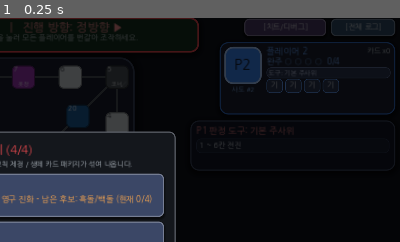
Above: before the commit, frame 1.
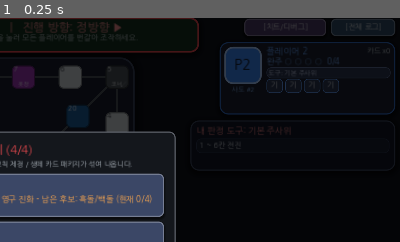
Above: after the commit, the same moment.

Repository: mayjohn66-cmd/TRG
Game: Godot game, scene res://scenes/main_board.tscn
Two runs of this game, one before a commit and one after it. Both use one fixed random seed, a clock stepped at 60 frames per second and the inputs below.
Inputs:
- Up to frame 1 (0.25 s): no input
The pictures show only the part of the screen within x 50-100%, y 1-51%; the shares and areas given below are measured in that part.

The runs differ from the first frame. In frame 1, less than 0.1% of the frame differs, in the area x 49-73%, y 48-53%.

Commit message:
판정 도구 전광판은 본인 도구만 표시
Co-Authored-By: Claude Sonnet 5.5 <noreply@anthropic.com>
Claude-Session: https://claude.ai/code/session_01HvvTBBGdmqrXHkL2GAw3GJ

Diff:
--- a/scenes/main_board.gd
+++ b/scenes/main_board.gd
@@ -1980,7 +1980,7 @@
 			row.add_child(label)
 			_tool_rows_box.add_child(row)
 			_tool_rows[str(entry[0])] = {"panel": row, "label": label}
-	_tool_title.text = "P%d 판정 도구: %s" % [player_id, tool.display_name]
+	_tool_title.text = "%s 판정 도구: %s" % ["내" if ai_mode else "P%d" % player_id, tool.display_name]
 	_tool_title.add_theme_color_override("font_color", (PLAYER_COLORS[player_id] as Color).lightened(0.3))
 	if tool is ToolHalliGalli:
 		var halli: ToolHalliGalli = tool as ToolHalliGalli
@@ -2084,7 +2084,7 @@
 		_stop_button.disabled = false
 		_stop_button.modulate = Color.WHITE
 	_bell_button.visible = tool is ToolHalliGalli and not _is_bot_turn()
-	_refresh_tool_board(tool, player_id)
+	_refresh_tool_board(state.tools[_dock_owner()], _dock_owner())
 	var window_open: bool = not over and (current_phase == TurnManager.State.PHASE_INTERRUPT_ROLL or current_phase == TurnManager.State.PHASE_RESOLUTION)
 	# AI 모드: 개입 창은 사람(P1)이 낼 카드를 들고 있을 때만 [패스]를 보여 주고, 아니면 봇이 0.8초 뒤 자동으로 넘긴다.
 	_skip_button.visible = window_open and not manager.stack_offer_pending() and (not ai_mode or _human_can_intervene())
@@ -2962,7 +2962,8 @@
 
 
 func _reveal_roll(data: Dictionary) -> void:
-	_highlight_tool_result(data["result"])
+	if int(data["player_id"]) == _dock_owner():
+		_highlight_tool_result(data["result"])
 	var roll_text: String = _log_roll(data)
 	var details: Dictionary = (data["result"] as Dictionary)["details"]
 	var fired: bool = bool(details.get("fired", false))
Not shown, changed: docs/EDGE_CASE_SPEC.md
